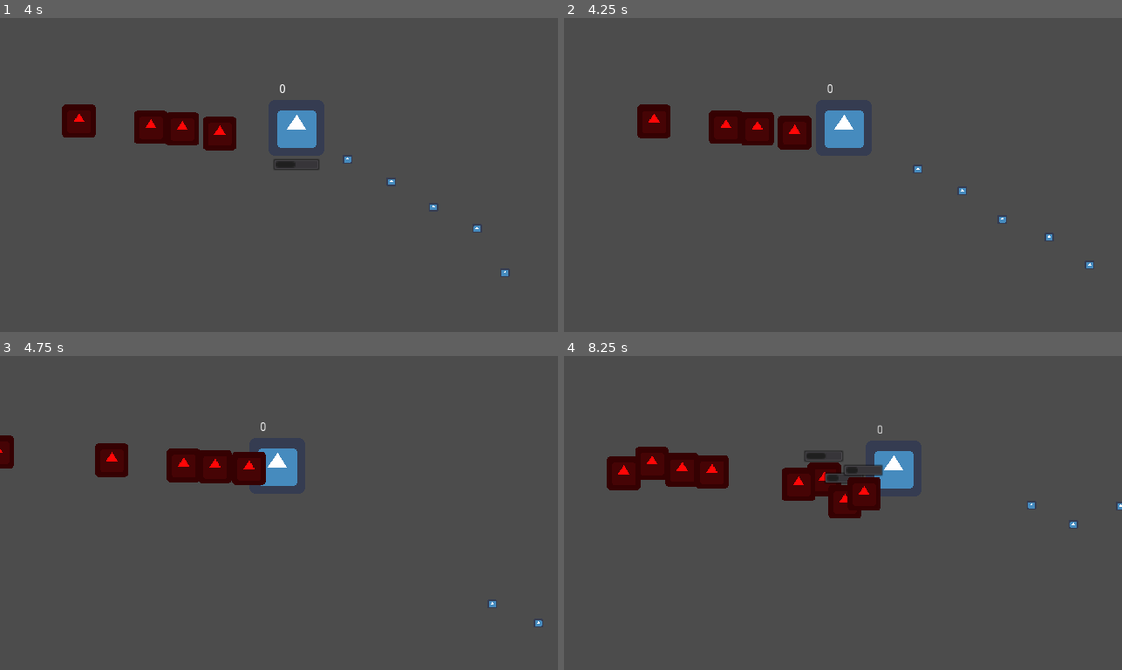
Above: before the commit, frames 1-4 (two rows, left to right).
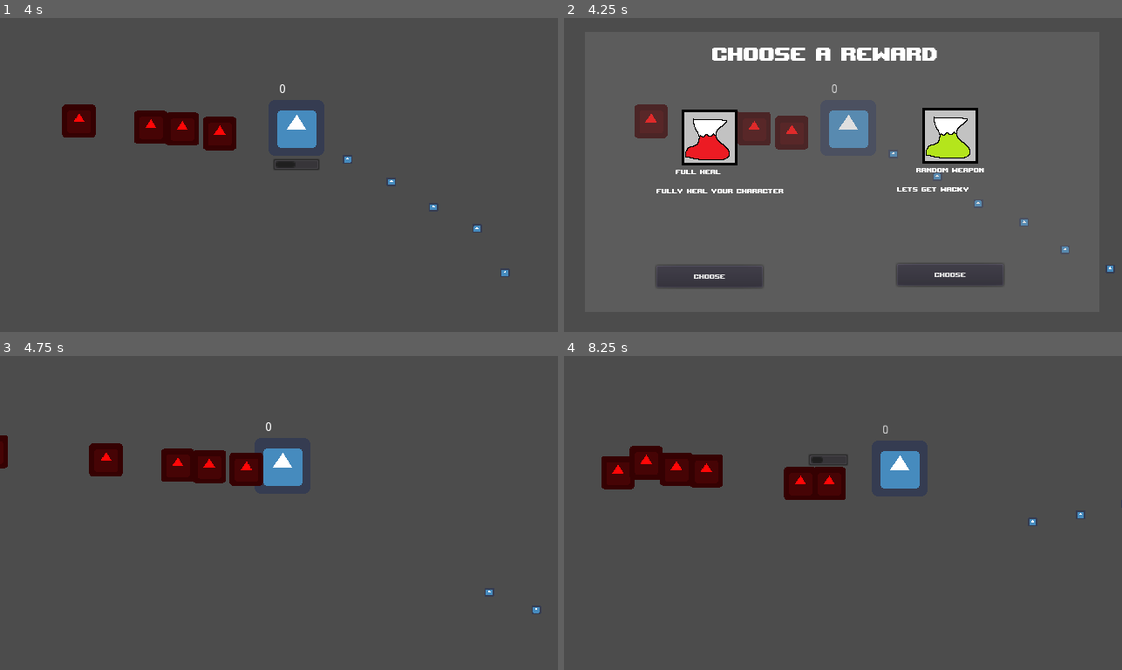
Above: after the commit, the same moments.

Repository: diegoteran/LudumDare52
Game: Godot game, scene res://world.tscn
Same seed, same stepped clock (60 frames per second), same inputs: the game is played once before the commit and once after it. The engine's default icon, where the game draws it, is replaced by a stand-in: a white triangle on a blue panel in a dark square.
Inputs (mouse positions are in pixels of both pictures, inside the frame that each line leads up to):
- Up to frame 1 (4 s): move the mouse to (401, 159) at 0.52 s; press the mouse at (401, 159) at 0.53 s; hold D (move_right) 0.53-1.28 s; move the mouse to (167, 190) at 1.27 s; release the mouse at (167, 190) at 1.28 s; hold S (move_down) 1.28-2.03 s; click (167, 190) at 1.35 s; move the mouse to (334, 105) at 2.02 s; press the mouse at (334, 105) at 2.03 s; hold D (move_right) 2.03-2.78 s; move the mouse to (251, 237) at 2.77 s; release the mouse at (251, 237) at 2.78 s; hold W (move_up) 2.78-3.53 s; click (251, 237) at 2.85 s; move the mouse to (446, 222) at 3.52 s; press the mouse at (446, 222) at 3.53 s; hold A (move_left) from 3.53 s (still down)
- Up to frame 2 (4.25 s): keep holding A (move_left); tap J (debug, bound only after the commit) at 4.15 s
- Up to frame 3 (4.75 s): release A (move_left) at 4.25 s; release the mouse at (446, 560) at 4.25 s; click (145, 613) at 4.25 s, where only the run after the commit has a clickable "CHOOSE"
- Up to frame 4 (8.25 s): move the mouse to (675, 465) at 5.02 s; hold A (move_left) 5.03-5.78 s; click (675, 465) at 5.1 s; move the mouse to (870, 513) at 5.77 s; press the mouse at (870, 513) at 5.78 s; hold S (move_down) 5.78-6.53 s; move the mouse to (759, 434) at 6.52 s; release the mouse at (759, 434) at 6.53 s; hold D (move_right) 6.53-7.28 s; click (759, 434) at 6.6 s; move the mouse to (965, 497) at 7.27 s; press the mouse at (965, 497) at 7.28 s; hold W (move_up) 7.28-8.03 s; move the mouse to (731, 528) at 8.02 s; release the mouse at (731, 528) at 8.03 s; hold D (move_right) from 8.03 s (still down); click (731, 528) at 8.1 s

Frame 1 is identical in both runs. In frame 2, 8.4% of the frame differs, in the area x 12-99%, y 9-86%; in frame 3, 1.1%; in frame 4, 2.4%.

Commit message:
Add upgrades

Diff:
--- /dev/null
+++ b/New folder/MenuTheme.tres
@@ -0,0 +1,10 @@
+[gd_resource type="Theme" load_steps=3 format=2]
+
+[ext_resource path="res://assets/fonts/upheaval/upheavtt.ttf" type="DynamicFontData" id=1]
+
+[sub_resource type="DynamicFont" id=1]
+size = 30
+font_data = ExtResource( 1 )
+
+[resource]
+default_font = SubResource( 1 )
--- /dev/null
+++ b/New folder/UpgradesAndMenus/Menus/MenuTheme.tres
@@ -0,0 +1,10 @@
+[gd_resource type="Theme" load_steps=3 format=2]
+
+[ext_resource path="res://assets/fonts/upheaval/upheavtt.ttf" type="DynamicFontData" id=1]
+
+[sub_resource type="DynamicFont" id=1]
+size = 30
+font_data = ExtResource( 1 )
+
+[resource]
+default_font = SubResource( 1 )
--- /dev/null
+++ b/New folder/UpgradesAndMenus/Menus/TempUpgradeMenu.gd
@@ -0,0 +1,13 @@
+extends Control
+
+
+onready var upgrade1 = $Upgrade1/Upgrade;
+onready var upgrade2 = $Upgrade2/Upgrade;
+
+func _ready():
+	pass # Replace with function body.
+
+func upgrade_chosen():
+	print("upgrade chosen");
+	Globals.paused = false;
+	queue_free();
--- /dev/null
+++ b/New folder/UpgradesAndMenus/Menus/TempUpgradeMenu.tscn
@@ -0,0 +1,43 @@
+[gd_scene load_steps=4 format=2]
+
+[ext_resource path="res://UpgradesAndMenus/upgrades/UpgradeBase.tscn" type="PackedScene" id=1]
+[ext_resource path="res://UpgradesAndMenus/Menus/MenuTheme.tres" type="Theme" id=2]
+[ext_resource path="res://UpgradesAndMenus/Menus/TempUpgradeMenu.gd" type="Script" id=3]
+
+[node name="TempUpgradeMenu" type="Control"]
+anchor_right = 1.0
+anchor_bottom = 1.0
+script = ExtResource( 3 )
+
+[node name="ColorRect" type="ColorRect" parent="."]
+margin_left = 24.0
+margin_top = 16.0
+margin_right = 614.0
+margin_bottom = 337.0
+color = Color( 0.533333, 0.533333, 0.533333, 0.266667 )
+
+[node name="MenuTitle" type="RichTextLabel" parent="."]
+margin_left = 170.0
+margin_top = 26.0
+margin_right = 465.0
+margin_bottom = 63.0
+theme = ExtResource( 2 )
+text = "CHOOSE A REWARD"
+
+[node name="Upgrade1" type="Control" parent="."]
+margin_left = 97.0
+margin_top = 93.0
+margin_right = 137.0
+margin_bottom = 133.0
+
+[node name="Upgrade" parent="Upgrade1" instance=ExtResource( 1 )]
+margin_bottom = 334.0
+
+[node name="Upgrade2" type="Control" parent="."]
+margin_left = 373.0
+margin_top = 91.0
+margin_right = 413.0
+margin_bottom = 131.0
+
+[node name="Upgrade" parent="Upgrade2" instance=ExtResource( 1 )]
+margin_bottom = 334.0
--- /dev/null
+++ b/New folder/UpgradesAndMenus/upgrades/UpgradeBase.gd
@@ -0,0 +1,24 @@
+extends Control
+
+var upgradeName = "Upgrade"
+var description = "Describe here what it does"
+var iconPath = "res://icon.png"
+
+func setValues():
+	$Name.text = upgradeName
+	$Description.text = description
+	var texture = ImageTexture.new();
+	var image = Image.new();
+	image.load(iconPath);
+	texture.create_from_image(image)
+	$Sprite.texture = texture;
+
+func apply_upgrade():
+	# Do something to the player probably
+	return;
+
+
+func _on_Button_pressed():
+	apply_upgrade()
+	get_parent().get_parent().upgrade_chosen();
+	pass # Replace with function body.
--- /dev/null
+++ b/New folder/UpgradesAndMenus/upgrades/UpgradeBase.tscn
@@ -0,0 +1,42 @@
+[gd_scene load_steps=4 format=2]
+
+[ext_resource path="res://UpgradesAndMenus/upgrades/UpgradeInfoTheme.tres" type="Theme" id=2]
+[ext_resource path="res://UpgradesAndMenus/upgrades/UpgradeBase.gd" type="Script" id=3]
+
+[sub_resource type="ImageTexture" id=1]
+
+[node name="Upgrade" type="Control"]
+script = ExtResource( 3 )
+
+[node name="Sprite" type="TextureRect" parent="."]
+margin_left = 38.0
+margin_top = 12.0
+margin_right = 106.0
+margin_bottom = 79.0
+texture = SubResource( 1 )
+
+[node name="Name" type="RichTextLabel" parent="."]
+margin_left = 31.0
+margin_top = 78.0
+margin_right = 125.0
+margin_bottom = 92.0
+theme = ExtResource( 2 )
+text = "UPGRADE NAME"
+
+[node name="Description" type="RichTextLabel" parent="."]
+margin_left = 9.0
+margin_top = 100.0
+margin_right = 157.0
+margin_bottom = 169.0
+theme = ExtResource( 2 )
+text = "HERE YOU TALK ABOUT WHAT THE UPGRADE DOES"
+
+[node name="Button" type="Button" parent="."]
+margin_left = 9.0
+margin_top = 191.0
+margin_right = 131.0
+margin_bottom = 216.0
+theme = ExtResource( 2 )
+text = "CHOOSE"
+
+[connection signal="pressed" from="Button" to="." method="_on_Button_pressed"]
--- /dev/null
+++ b/New folder/UpgradesAndMenus/upgrades/UpgradeInfoTheme.tres
@@ -0,0 +1,10 @@
+[gd_resource type="Theme" load_steps=3 format=2]
+
+[ext_resource path="res://assets/fonts/upheaval/upheavtt.ttf" type="DynamicFontData" id=1]
+
+[sub_resource type="DynamicFont" id=1]
+size = 10
+font_data = ExtResource( 1 )
+
+[resource]
+default_font = SubResource( 1 )
--- /dev/null
+++ b/New folder/UpgradesAndMenus/upgrades/fullHealth.gd
@@ -0,0 +1,10 @@
+extends "res://UpgradesAndMenus/upgrades/UpgradeBase.gd"
+
+func setValues():
+	upgradeName = "Full Heal"
+	description  = "fully heal your character"
+	iconPath = "res://assets/art/programmerArt/health.png"
+	.setValues()
+
+func apply_upgrade():
+	print("Lets heal")
--- /dev/null
+++ b/New folder/UpgradesAndMenus/upgrades/randomWeapon.gd
@@ -0,0 +1,10 @@
+extends "res://UpgradesAndMenus/upgrades/UpgradeBase.gd"
+
+func setValues():
+	upgradeName = "Random Weapon"
+	description  = "Lets get wacky"
+	iconPath = "res://assets/art/programmerArt/greenHealthIGuess.png"
+	.setValues();
+
+func apply_upgrade():
+	print("this is going to be wild");
--- a/New folder/enemies/Enemy.gd
+++ b/New folder/enemies/Enemy.gd
@@ -41,6 +41,8 @@
 	$HealthBar.max_value = MAX_HP;
 
 func _physics_process(delta):
+	if Globals.paused:
+		return;
 	debug.text = str(state)
 
 	if state == DEAD:
--- a/New folder/globals/globals.gd
+++ b/New folder/globals/globals.gd
@@ -1,6 +1,8 @@
 extends Node
 
 var player
+var upgradeMenu = preload("res://UpgradesAndMenus/Menus/TempUpgradeMenu.tscn")
+var paused = false;
 
 # Called when the node enters the scene tree for the first time.
 func _ready():
@@ -11,3 +13,15 @@
 
 func get_player():
 	return player
+
+func open_upgrade_menu_with_upgrades(upgrade1, upgrade2):
+	paused = true;
+	var menu = upgradeMenu.instance();
+	get_tree().root.add_child(menu);
+	var basePath = "res://UpgradesAndMenus/Upgrades/";
+	var upgrade1Script = load(basePath + UpgradeDict.upgrades[upgrade1])
+	menu.upgrade1.set_script(upgrade1Script)
+	menu.upgrade1.setValues()
+	var upgrade2Script = load(basePath + UpgradeDict.upgrades[upgrade2])
+	menu.upgrade2.set_script(upgrade2Script)
+	menu.upgrade2.setValues()
--- /dev/null
+++ b/New folder/globals/upgradeDict.gd
@@ -0,0 +1,4 @@
+extends Node
+
+
+var upgrades = ["fullHealth.gd", "randomWeapon.gd"]
--- a/New folder/player/Player.gd
+++ b/New folder/player/Player.gd
@@ -24,7 +24,8 @@
 	Globals.set_player(self)
 
 func _physics_process(delta):
-
+	if Globals.paused:
+		return;
 	debug.text = str(state)
 
 	match(state):
@@ -36,12 +37,17 @@
 	move()
 
 func _process(delta):
+	if Globals.paused:
+		return;
 	if Input.is_action_pressed("attack"):
 		var direction = (get_global_mouse_position() - global_position).normalized()
 		if Input.is_action_just_pressed("attack"):
 			$Weapon.shoot(direction);
 		else:
 			$Weapon.auto_shoot(direction);
+
+	if Input.is_action_pressed("debug"):
+		Globals.open_upgrade_menu_with_upgrades(0,1)
 
 
 func move():
--- a/New folder/project.godot
+++ b/New folder/project.godot
@@ -17,6 +17,7 @@
 [autoload]
 
 Globals="*res://globals/globals.gd"
+UpgradeDict="*res://globals/upgradeDict.gd"
 
 [display]
 
@@ -108,6 +109,11 @@
 "events": [ Object(InputEventKey,"resource_local_to_scene":false,"resource_name":"","device":0,"alt":false,"shift":false,"control":false,"meta":false,"command":false,"pressed":false,"scancode":83,"physical_scancode":0,"unicode":0,"echo":false,"script":null)
  ]
 }
+debug={
+"deadzone": 0.5,
+"events": [ Object(InputEventKey,"resource_local_to_scene":false,"resource_name":"","device":0,"alt":false,"shift":false,"control":false,"meta":false,"command":false,"pressed":false,"scancode":74,"physical_scancode":0,"unicode":0,"echo":false,"script":null)
+ ]
+}
 
 [layer_names]
 
--- a/New folder/projectiles/projectile.gd
+++ b/New folder/projectiles/projectile.gd
@@ -17,11 +17,15 @@
 	return;
 
 func _process(delta):
+	if Globals.paused:
+		return;
 	timeAlive += delta;
 	if (timeAlive > ALIVE_TIME):
 		queue_free()
 
 func _physics_process(delta):
+	if Globals.paused:
+		return;
 	velocity = move_and_slide(velocity)
 
 func shoot(direction):
Binary file added: New folder/assets/art/programmerArt/greenHealthIGuess.png
Not shown, added: New folder/assets/art/programmerArt/greenHealthIGuess.png.import
Binary file added: New folder/assets/art/programmerArt/health.png
Not shown, added: New folder/assets/art/programmerArt/health.png.import
Binary file added: New folder/assets/fonts/upheaval/Upheaval.fon
Not shown, added: New folder/assets/fonts/upheaval/upheaval.txt
Binary file added: New folder/assets/fonts/upheaval/upheavtt.ttf
